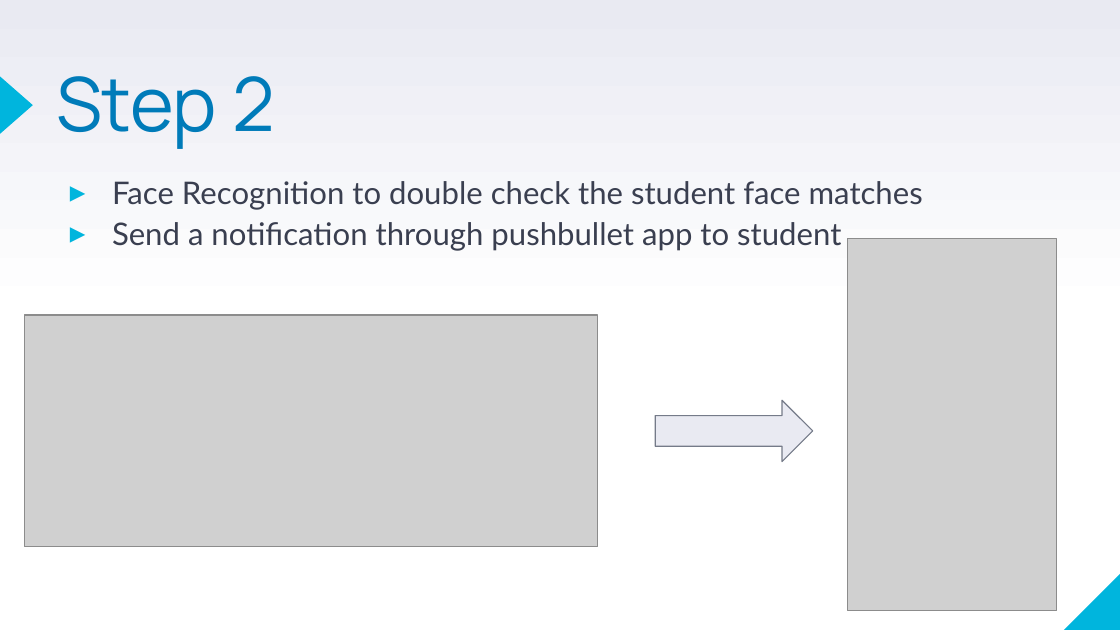
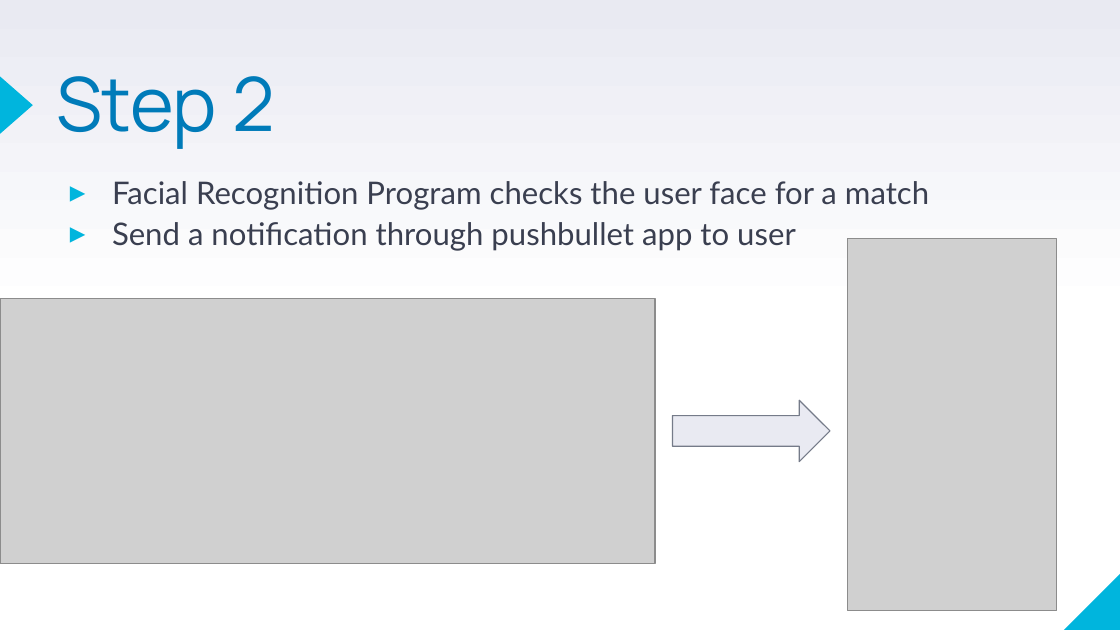
Before and after one commit to NotConfident/FaceRecognitionProject, a slide deck: slide 12 of P1 Project Presentation .pptx (slide 6 before the commit). Drawn at 1120x630 pixels with LibreOffice and Linux fonts; fonts in the diff are those of the drawing; grey boxes stand for pictures. Boxes give left, top, right and bottom in pixels: in the first picture for what was removed or moved away, otherwise in the second. Text is boxed around its words. In the diff, an @@ line names an element or a change of style, - is before the commit and + after.

```diff
--- a/P1 Project Presentation .pptx
+++ b/P1 Project Presentation .pptx
@@ text at box(112, 181, 929, 250): text changed @@
-▸ Face Recognition to double check the student face matches
-▸ Send a notification through pushbullet app to student
+▸ Facial Recognition Program checks the user face for a match
+▸ Send a notification through pushbullet app to user
@@ picture: place and size @@
-picture at box(25, 315, 598, 547)
+picture at box(0, 298, 655, 563)
@@ right arrow: place and size @@
-right arrow at box(655, 400, 813, 461)
+right arrow at box(672, 400, 830, 461)
```
Also in this commit, not shown: 5 other slides changed, 6 slides added.
